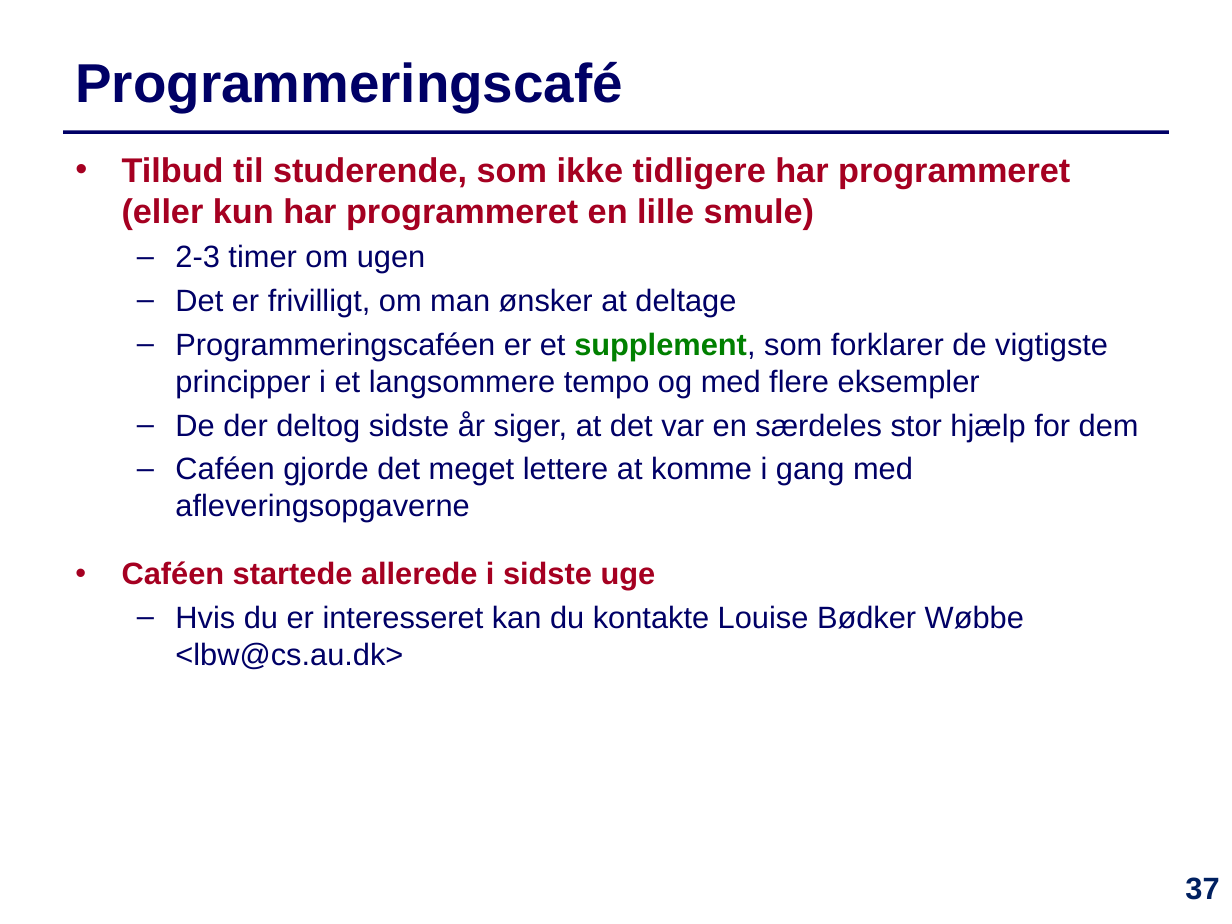
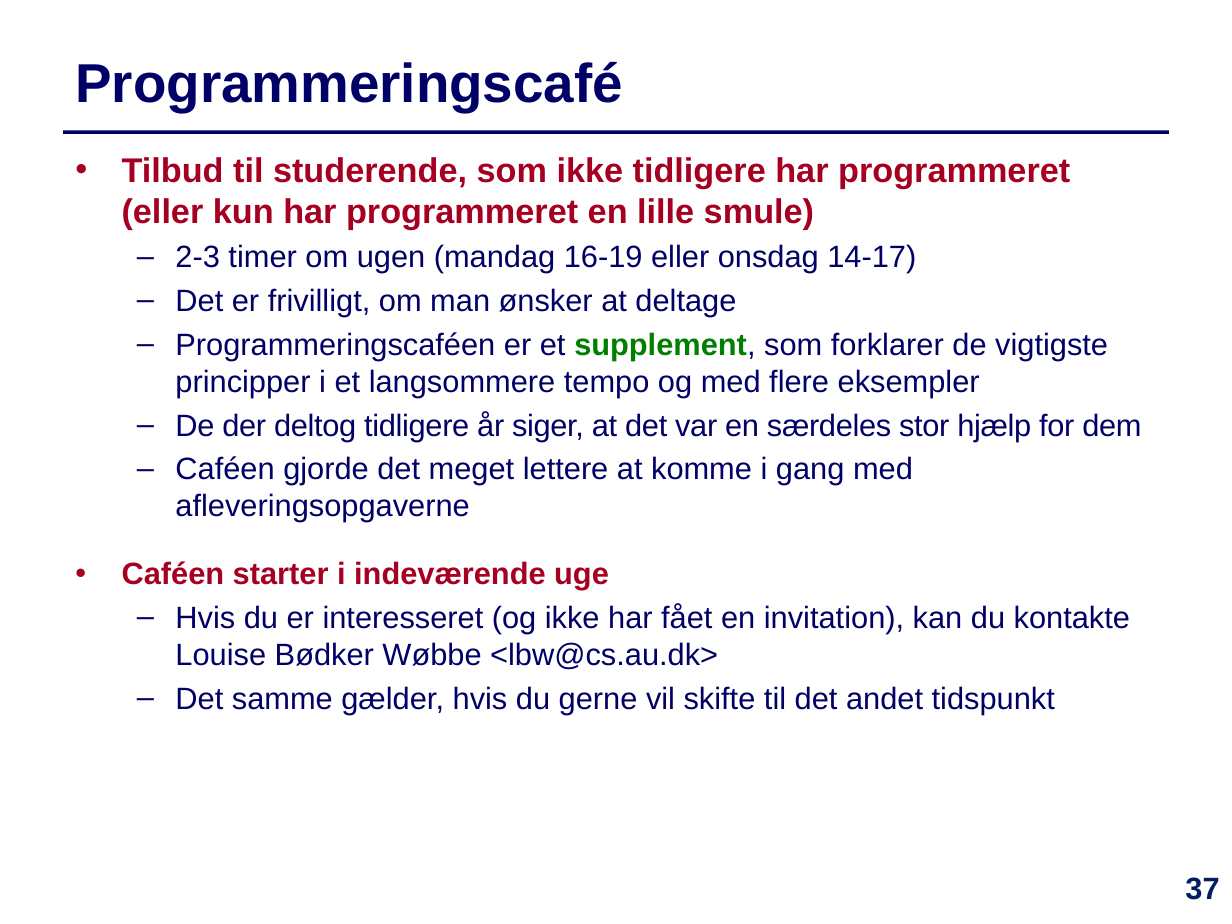
Before and after one commit to IntProgAU/Materiale, a slide deck: slide 37 of web/e25/uge_2a/Slides-Uge2-Mandag.pptx. Drawn at 1232x924 pixels with LibreOffice and Linux fonts; fonts in the diff are those of the drawing. Boxes give left, top, right and bottom in pixels: in the first picture for what was removed or moved away, otherwise in the second. Text is boxed around its words. In the diff, an @@ line names an element or a change of style, - is before the commit and + after.

```diff
--- a/web/e25/uge_2a/Slides-Uge2-Mandag.pptx
+++ b/web/e25/uge_2a/Slides-Uge2-Mandag.pptx
@@ text at (x1=175, y1=244, x2=916, y2=273): text changed @@
-  – 2-3 timer om ugen
+  – 2-3 timer om ugen (mandag 16-19 eller onsdag 14-17)
@@ text at (x1=175, y1=411, x2=1141, y2=441): text changed @@
-  – De der deltog sidste år siger, at det var en særdeles stor hjælp for dem
+  – De der deltog tidligere år siger, at det var en særdeles stor hjælp for dem
@@ text at (x1=122, y1=561, x2=1130, y2=714): text changed @@
-  • Caféen startede allerede i sidste uge
-  – Hvis du er interesseret kan du kontakte Louise Bødker Wøbbe <lbw@cs.au.dk>
+  • Caféen starter i indeværende uge
+  – Hvis du er interesseret (og ikke har fået en invitation), kan du kontakte Louise Bødker Wøbbe <lbw@cs.au.dk>
+  – Det samme gælder, hvis du gerne vil skifte til det andet tidspunkt
```
Also in this commit, not shown: 1 other file.
